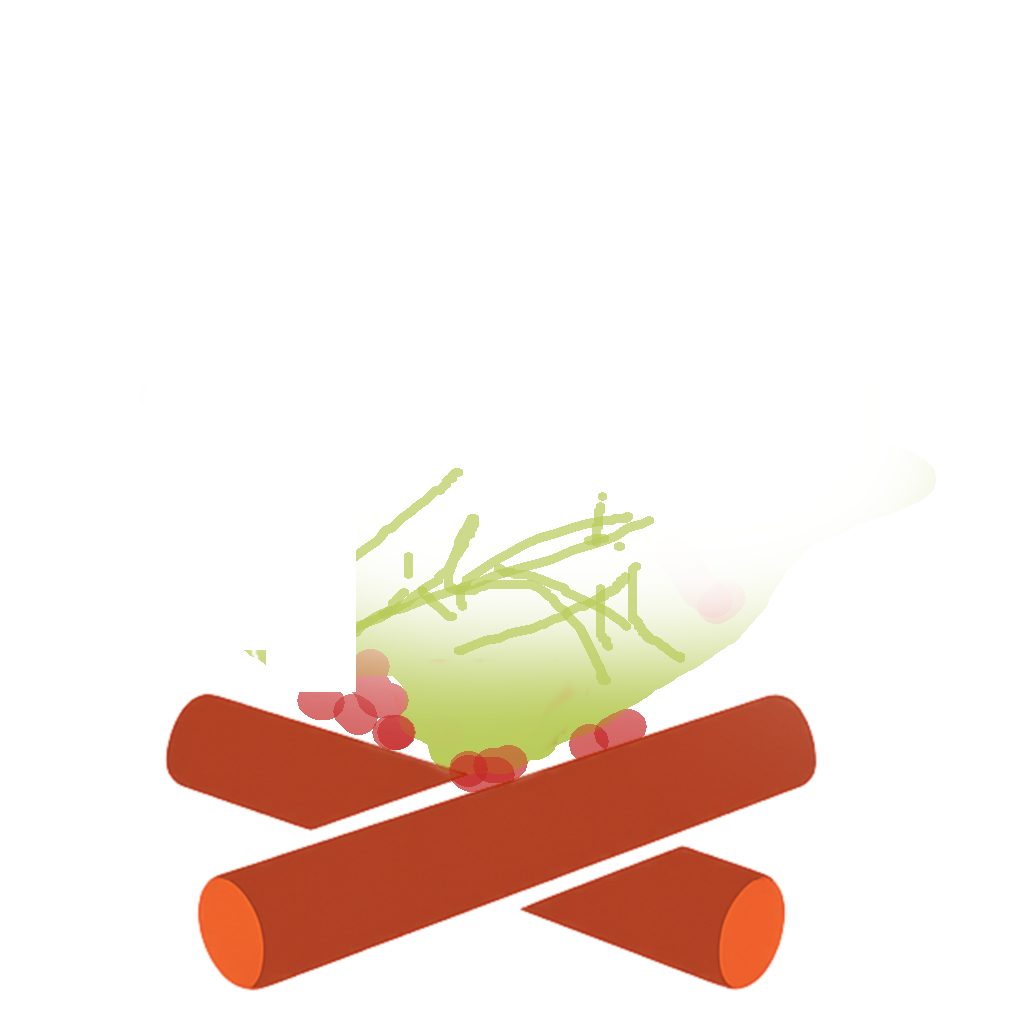
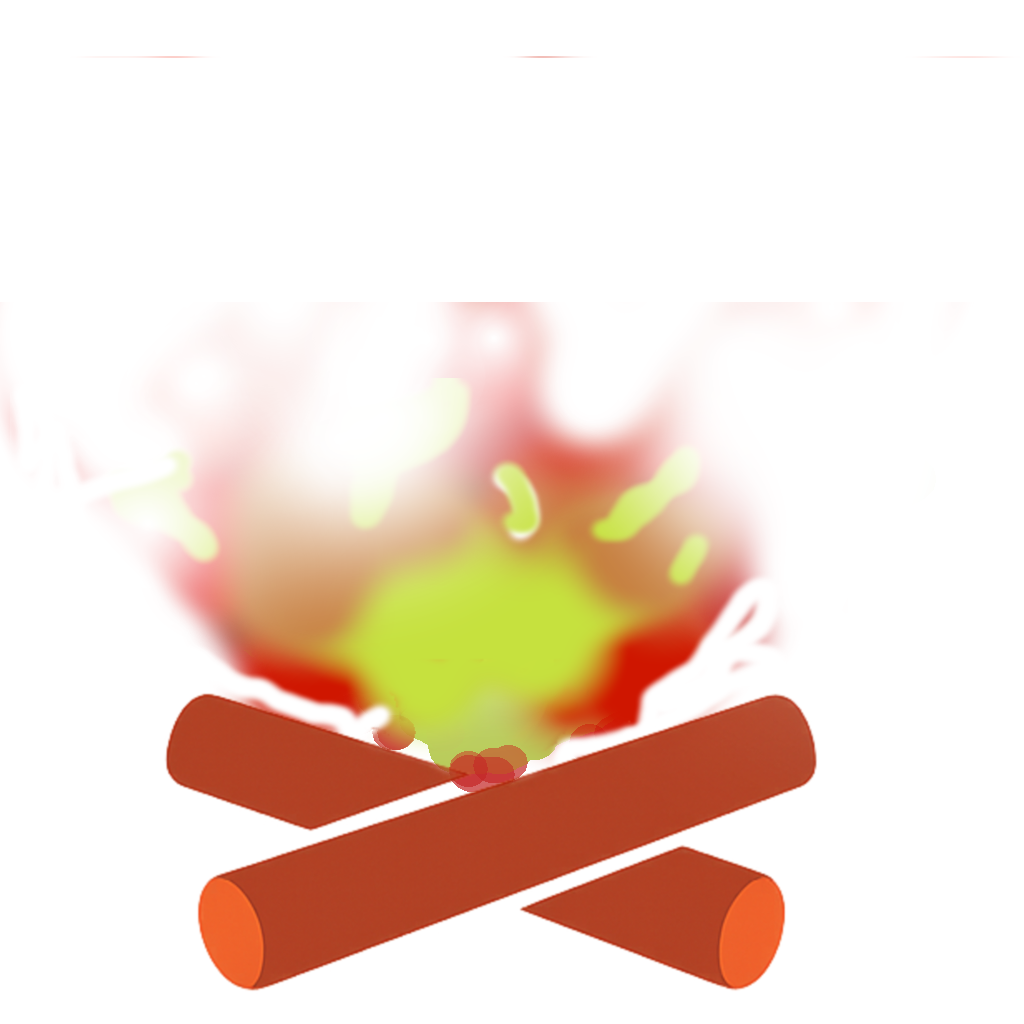
The second w=1024, h=1024 image is a revision of the first. Changes to its layers:
painted on "capaestado" over [0, 56, 1013, 770]
